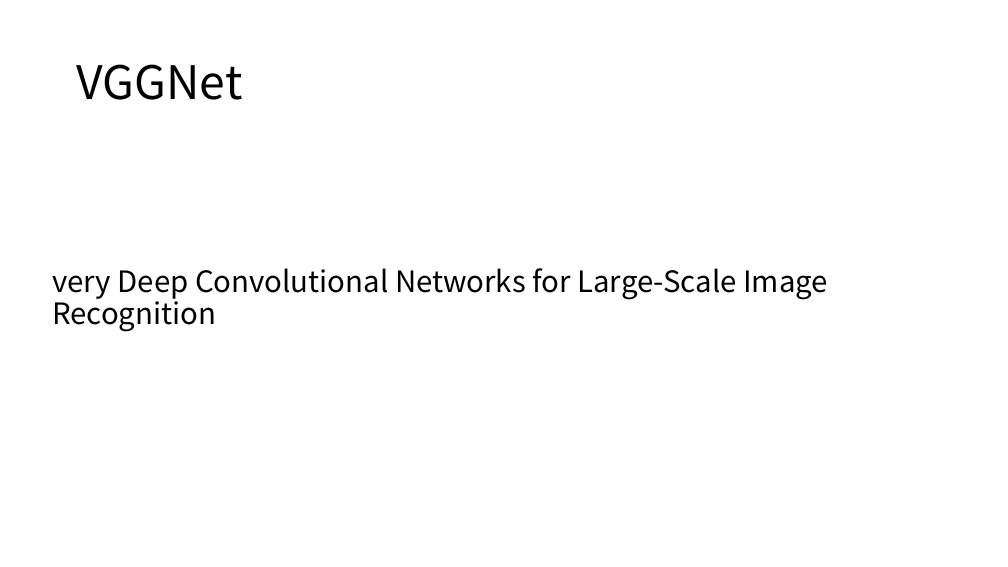
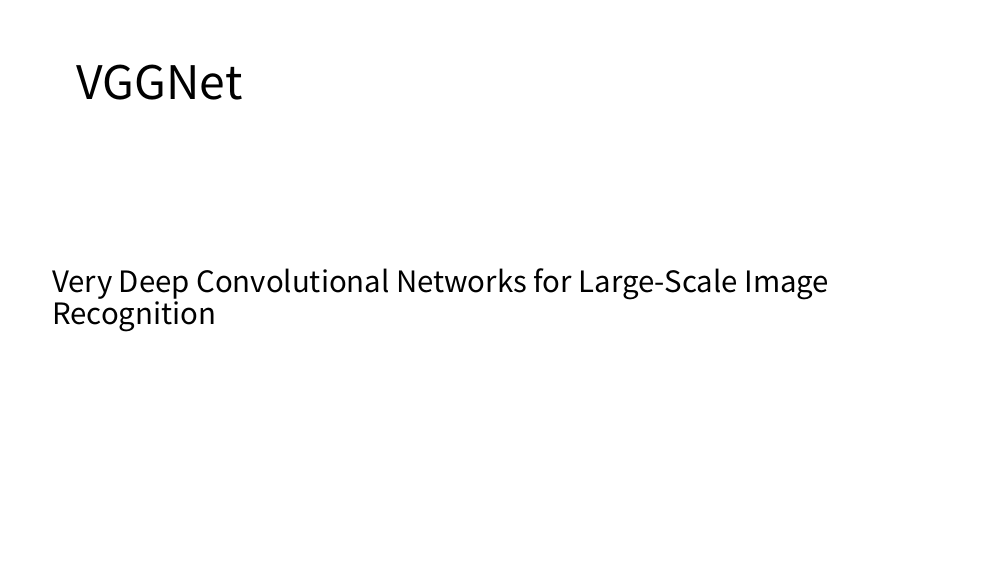
Before and after one commit to XianzhengWU/deeplearning_papernotes, a slide deck: slide 16 of 第一次组会_2018.10.08.pptx. Drawn at 1008x567 pixels with LibreOffice and Linux fonts; fonts in the diff are those of the drawing. Boxes give left, top, right and bottom in pixels: in the first picture for what was removed or moved away, otherwise in the second. Text is boxed around its words. In the diff, an @@ line names an element or a change of style, - is before the commit and + after.

```diff
--- a/第一次组会_2018.10.08.pptx
+++ b/第一次组会_2018.10.08.pptx
@@ text at (x1=52, y1=268, x2=829, y2=332): text changed @@
-very Deep Convolutional Networks for Large-Scale Image Recognition
+Very Deep Convolutional Networks for Large-Scale Image Recognition
```
Also in this commit, not shown: 1 other slide changed, 5 other files.
